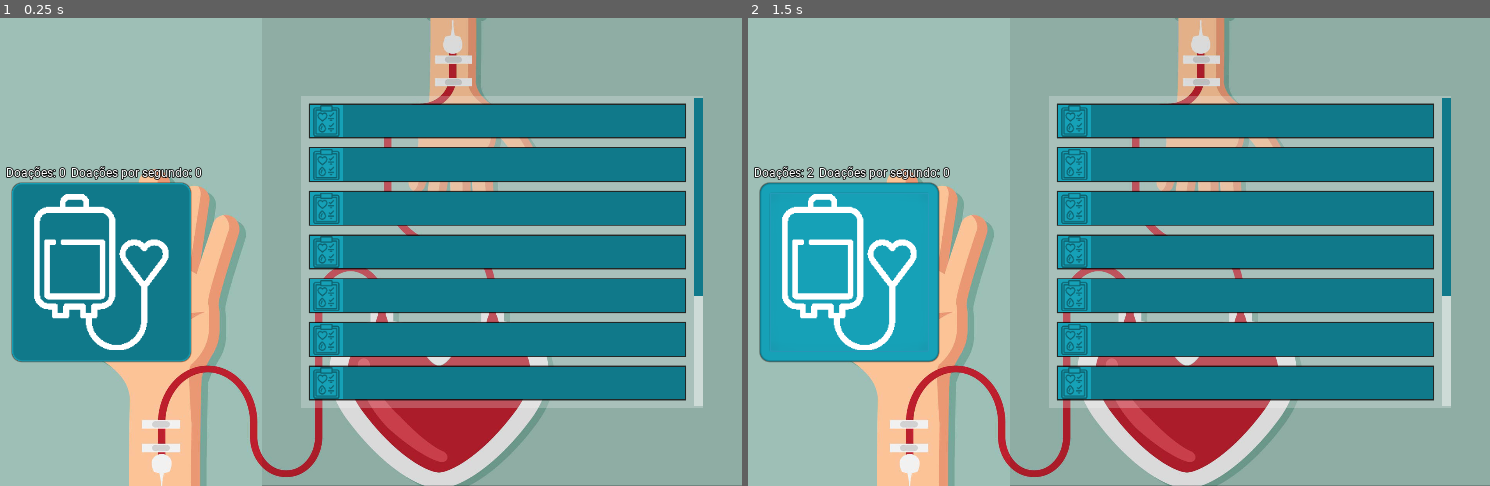
Above: before the commit, frames 1-2 (left to right).
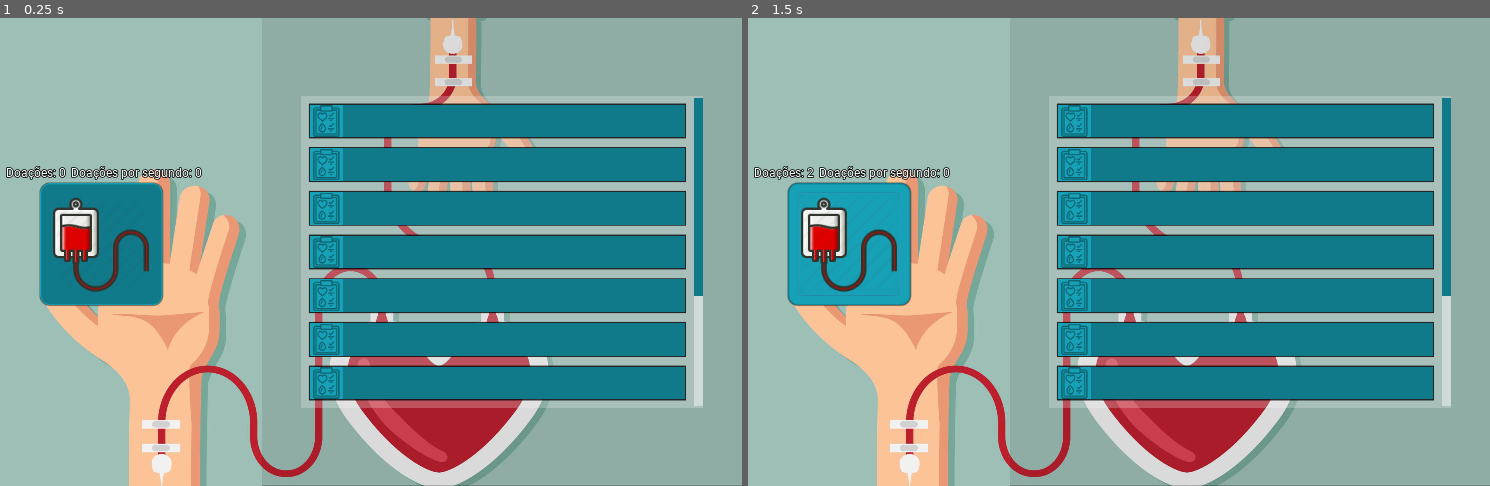
Above: after the commit, the same moments.

Repository: LeonardoBevilacqua/Blood-clicker
Game: Godot game, scene res://scenes/mainGame.tscn
Same seed, same stepped clock (60 frames per second), same inputs: the game is played once before the commit and once after it.
Inputs (mouse positions are in pixels of both pictures, inside the frame that each line leads up to; where the layout moved, square brackets give the same spot in the first picture):
- Up to frame 1 (0.25 s): no input
- Up to frame 2 (1.5 s): click (851, 242) [851, 270] at 0.5 s; click (851, 242) [851, 270] at 1.25 s

The runs differ from the first frame. In frame 1, 7.0% of the frame differs, in the area x 1-26%, y 35-74%; in frame 2, 7.0%.

Commit message:
novo icone

Diff:
--- a/scenes/ClickerPanel.tscn
+++ b/scenes/ClickerPanel.tscn
@@ -2,9 +2,9 @@
 
 [ext_resource path="res://scripts/ClickerPanel.gd" type="Script" id=1]
 [ext_resource path="res://resources/fonts/roboto.tres" type="DynamicFont" id=2]
-[ext_resource path="res://assets/bag_200.png" type="Texture" id=3]
+[ext_resource path="res://assets/medical-blood-bag.png" type="Texture" id=3]
 
-[sub_resource type="StyleBoxFlat" id=4]
+[sub_resource type="StyleBoxFlat" id=1]
 bg_color = Color( 0.0901961, 0.635294, 0.721569, 1 )
 border_width_left = 2
 border_width_top = 2
@@ -108,14 +108,14 @@
 [node name="ButtonColumn" type="HBoxContainer" parent="Control/Rows"]
 margin_top = 35.0
 margin_right = 409.0
-margin_bottom = 239.0
+margin_bottom = 167.0
 alignment = 1
 
 [node name="Button" type="Button" parent="Control/Rows/ButtonColumn"]
-margin_left = 102.0
-margin_right = 306.0
-margin_bottom = 204.0
-custom_styles/hover = SubResource( 4 )
+margin_left = 138.0
+margin_right = 270.0
+margin_bottom = 132.0
+custom_styles/hover = SubResource( 1 )
 custom_styles/pressed = SubResource( 2 )
 custom_styles/normal = SubResource( 3 )
 icon = ExtResource( 3 )
Binary file removed: assets/bag.png
Not shown, removed: assets/bag.png.import
Binary file removed: assets/bag_200.png
Binary file added: assets/medical-blood-bag.png
Not shown, changed: assets/medical-blood-bag.png.import
